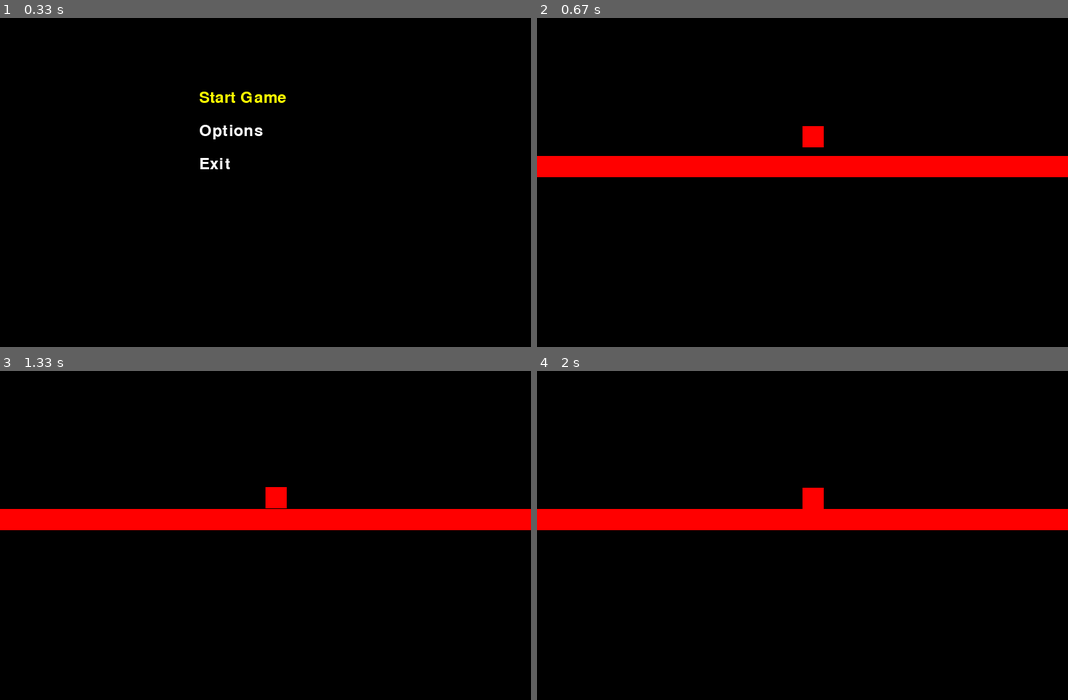
Above: before the commit, frames 1-4 (two rows, left to right).
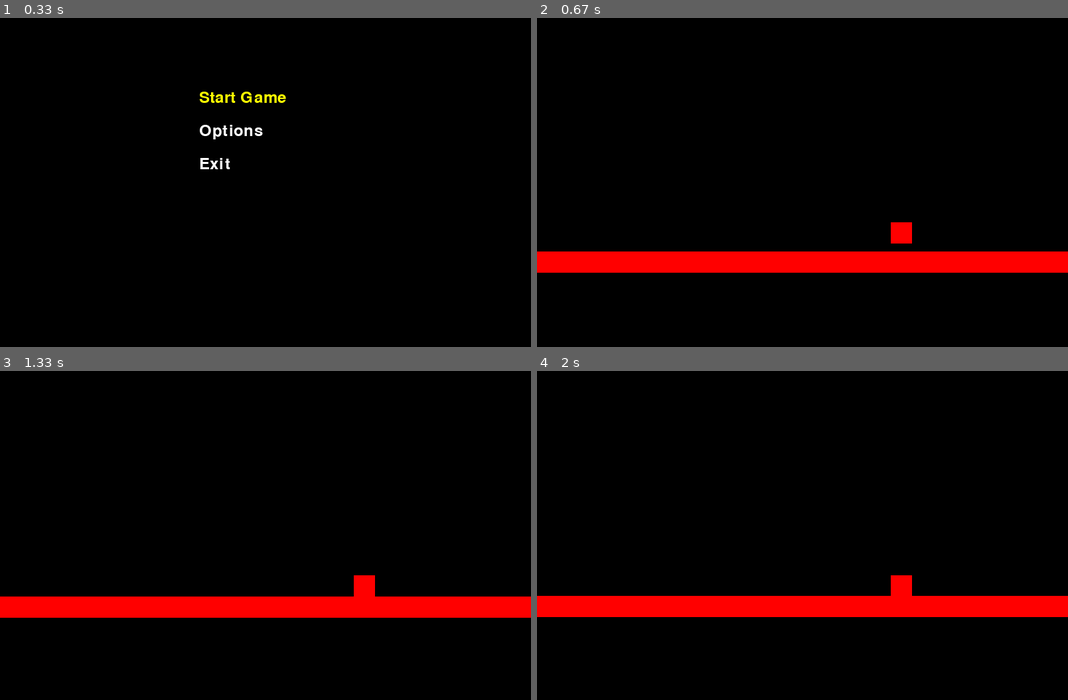
Above: after the commit, the same moments.

Repository: ViniciusKoiti/AgeOfRunner
Game: pygame game, started from main.py
The game is run twice, just before and just after one commit, with the same random seed, the same clock (stepped at 60 frames per second) and the same inputs.
Inputs:
- Up to frame 1 (0.33 s): no input
- Up to frame 2 (0.67 s): tap Backspace at 0.33 s
- Up to frame 3 (1.33 s): tap Space at 0.67, 1 s
- Up to frame 4 (2 s): hold Left 1.33-1.8 s

Frame 1 is identical in both runs. In frame 2, 13% of the frame differs, in the area x 0-100%, y 32-78%; in frame 3, 13%; in frame 4, 13%.

Commit message:
Adicionando fisica

Diff:
--- a/adapters/pymunk_physics.py
+++ b/adapters/pymunk_physics.py
@@ -156,8 +156,6 @@
         body.position = (position.x, position.y)
 
         shape = pymunk.Poly.create_box(body, size)
-        shape.elasticity = 0.1  # Sem bounce
-        shape.friction = 0.7
         shape.collision_type = self.CATEGORY_DYNAMIC
 
         # Configuração para colidir com tudo
@@ -179,11 +177,7 @@
         body = pymunk.Body(body_type=pymunk.Body.STATIC)
         body.position = (position.x, position.y)
         shape = pymunk.Poly.create_box(body, size)
-        shape.friction = 0.7
-        shape.elasticity = 0.1  # Sem bounce
         shape.collision_type = self.CATEGORY_GROUND
-
-        # Configuração para colidir com objetos dinâmicos
         shape.filter = pymunk.ShapeFilter(
             categories=self.CATEGORY_GROUND,
             mask=self.CATEGORY_DYNAMIC
--- a/domain/entity/camera.py
+++ b/domain/entity/camera.py
@@ -9,8 +9,8 @@
         self.world_bounds = world_bounds  # (min_x, min_y, max_x, max_y)
 
     def follow(self, target_position: Vector2D):
-        self.world_x = target_position.x - (self.viewport_width / 2)
-        self.world_y = target_position.y - (self.viewport_height / 2)
+        self.world_x = target_position.x - (self.viewport_width / 1.5)
+        self.world_y = target_position.y - (self.viewport_height / 1.5)
 
         self.world_x = max(self.world_bounds[0],
                           min(self.world_x,
--- a/domain/game.py
+++ b/domain/game.py
@@ -38,12 +38,12 @@
     def init_game_objects(self):
         player = Player(
             physics=self.physics,
-            position=Vector2D(500, 250)
+            position=Vector2D(800, 500)
         )
 
         ground = GroundSegment(
             physics=self.physics,
-            position=Vector2D(0, 300),
+            position=Vector2D(0, 550),
             width=1600
         )
 
